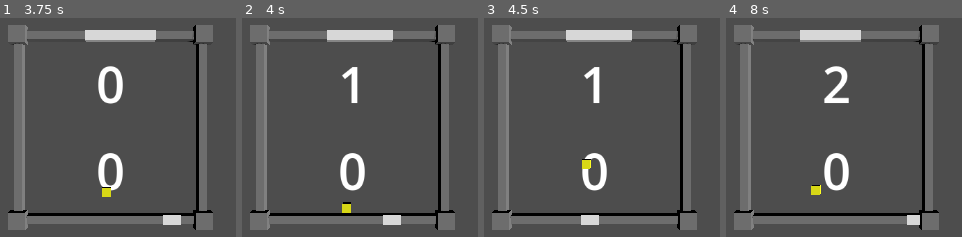
Above: before the commit, frames 1-4 (left to right).
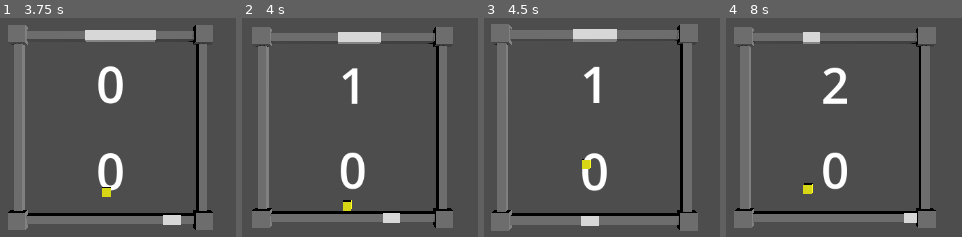
Above: after the commit, the same moments.

Repository: wangbinyq/prototypes
Game: Godot game, scene res://paddle-square/PaddleSquare.tscn
Two runs of this game, one before a commit and one after it. Both use one fixed random seed, a clock stepped at 60 frames per second and the inputs below.
Inputs:
- Up to frame 1 (3.75 s): tap Enter at 0.5, 2, 3.5 s; hold Right (ui_right) 0.53-1.28 s; tap Space at 1.25, 2.75 s; hold Left (ui_left) 1.28-2.03 s; hold Right (ui_right) 2.03-3.53 s; hold Left (ui_left) from 3.53 s (still down)
- Up to frame 2 (4 s): keep holding Left (ui_left)
- Up to frame 3 (4.5 s): keep holding Left (ui_left)
- Up to frame 4 (8 s): tap Space at 5.75 s; release Left (ui_left) at 5.78 s; hold Right (ui_right) from 5.78 s (still down)

Frame 1 is identical in both runs. In frame 2, 8.7% of the frame differs, in the area x 3-91%, y 3-97%; in frame 3, 2.7%; in frame 4, 9.5%.

Commit message:
feat(paddle-square): integrate lively camera with ball physics and scoring
- Added lively_camera export variable to PaddleGame.gd
- Integrated camera push_xy() calls during ball bounces
- Added jostle_y() effect when a point is scored
- Updated scene file to include LivelyCamera script and node reference
- Reduced top paddle min_extents from 3.5 to 1.0 for better gameplay balance

This enhances the visual feedback system by synchronizing camera movements with ball physics interactions and scoring events. The camera now reacts dynamically to ball velocity and adds subtle screen shake effects during key gameplay moments.

Diff:
--- a/paddle-square/PaddleGame.gd
+++ b/paddle-square/PaddleGame.gd
@@ -7,6 +7,7 @@
 @export_range(2, 100) var points_to_win := 3
 @export var countdown_text: Label3D
 @export_range(1, 100) var new_game_delay := 3.0
+@export var lively_camera: LivelyCamera
 
 var countdown_until_new_game := 0.0
 
@@ -57,19 +58,24 @@
 
 	bouncex_if_needed(bounce_x)
 	bounce_x = ball.pos.x - ball.velocity.x * duration_after_bounce
+	lively_camera.push_xy(ball.velocity)
 	ball.bounce_y(boundary)
 	var hit = defender.hit_ball(bounce_x, ball.extents)
 	if hit.hit:
 		ball.set_x_position_and_speed(bounce_x, hit.hit_factor, duration_after_bounce)
-	elif attacker.score_point(points_to_win):
-		end_game()
+	else:
+		lively_camera.jostle_y()
+		if attacker.score_point(points_to_win):
+			end_game()
 
 func bouncex_if_needed(x: float):
 	var x_extents = arena_extents.x - ball.extents
 
 	if x < -x_extents:
+		lively_camera.push_xy(ball.velocity)
 		ball.bounce_x(-x_extents)
 	elif x > x_extents:
+		lively_camera.push_xy(ball.velocity)
 		ball.bounce_x(x_extents)
 
 func end_game():
--- a/paddle-square/PaddleSquare.tscn
+++ b/paddle-square/PaddleSquare.tscn
@@ -1,18 +1,20 @@
-[gd_scene load_steps=5 format=3 uid="uid://br4d3b1ls0oab"]
+[gd_scene load_steps=6 format=3 uid="uid://br4d3b1ls0oab"]
 
 [ext_resource type="PackedScene" uid="uid://du0aoxpxyms7g" path="res://paddle-square/paddle.tscn" id="1_5ebhm"]
 [ext_resource type="Script" uid="uid://dhu75hx4238ge" path="res://paddle-square/PaddleGame.gd" id="1_vsrrr"]
 [ext_resource type="PackedScene" uid="uid://bt15cm6o3d4ca" path="res://paddle-square/ball.tscn" id="2_j8bx3"]
+[ext_resource type="Script" uid="uid://cdbba57331gle" path="res://paddle-square/lively_camera.gd" id="2_mgiss"]
 
 [sub_resource type="StandardMaterial3D" id="StandardMaterial3D_5x6pi"]
 albedo_color = Color(0.501961, 0.501961, 0.501961, 1)
 
-[node name="PaddleSquare" type="Node3D" node_paths=PackedStringArray("ball", "top_paddle", "bottom_paddle", "countdown_text")]
+[node name="PaddleSquare" type="Node3D" node_paths=PackedStringArray("ball", "top_paddle", "bottom_paddle", "countdown_text", "lively_camera")]
 script = ExtResource("1_vsrrr")
 ball = NodePath("Ball")
 top_paddle = NodePath("TopPaddle")
 bottom_paddle = NodePath("BottomPaddle")
 countdown_text = NodePath("Countdown")
+lively_camera = NodePath("Camera3D")
 
 [node name="DirectionalLight3D" type="DirectionalLight3D" parent="."]
 transform = Transform3D(0.149535, -0.661607, 0.734789, 0, 0.743145, 0.669131, -0.988756, -0.100059, 0.111126, 0, 0, 0)
@@ -55,11 +57,12 @@
 
 [node name="Camera3D" type="Camera3D" parent="."]
 transform = Transform3D(1, 0, 0, 0, -4.37114e-08, 1, 0, -1, -4.37114e-08, 0, 33.686, 0)
+script = ExtResource("2_mgiss")
 
 [node name="TopPaddle" parent="." node_paths=PackedStringArray("score_text") instance=ExtResource("1_5ebhm")]
 transform = Transform3D(8, 0, 0, 0, 1, 0, 0, 0, 1, 0, 0, -10.5)
 is_ai = true
-min_extents = 3.5
+min_extents = 1.0
 score_text = NodePath("../TopScore")
 
 [node name="BottomPaddle" parent="." node_paths=PackedStringArray("score_text") instance=ExtResource("1_5ebhm")]
--- /dev/null
+++ b/paddle-square/lively_camera.gd
@@ -0,0 +1,31 @@
+class_name LivelyCamera
+
+extends Camera3D
+
+@export_range(0, 100) var spring_strength := 100.0
+@export_range(0, 100) var damping_strength := 10.0
+@export_range(0, 100) var jostle_strength := 40.0
+@export_range(0, 100) var pushstrength := 1.0
+@export_range(0, 1) var max_delta_time := 1.0 / 60.0
+
+@onready var anchor_position := position
+var velocity := Vector3.ZERO
+
+func jostle_y():
+    velocity.y += jostle_strength
+
+func push_xy(impluse: Vector2):
+    velocity.x += impluse.x * pushstrength
+    velocity.y += impluse.y * pushstrength
+
+func _process(delta: float) -> void:
+    while (delta > max_delta_time):
+        time_step(max_delta_time)
+        delta -= max_delta_time
+    time_step(delta)
+
+func time_step(delta: float) -> void:
+    var displacement = anchor_position - position
+    var acceleration = displacement * spring_strength - velocity * damping_strength
+    velocity += acceleration * delta
+    position += velocity * delta
Not shown, added: paddle-square/lively_camera.gd.uid
